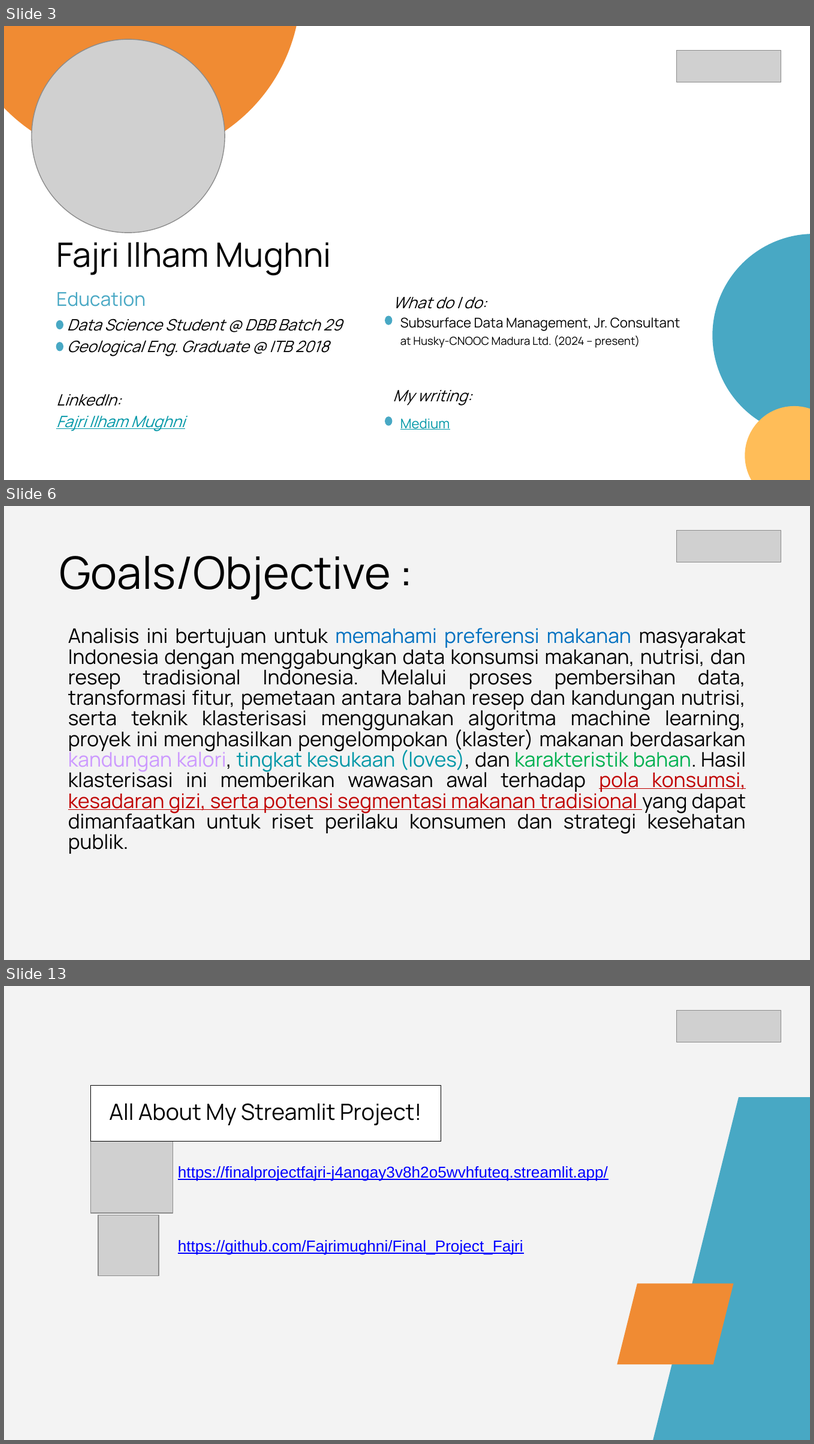
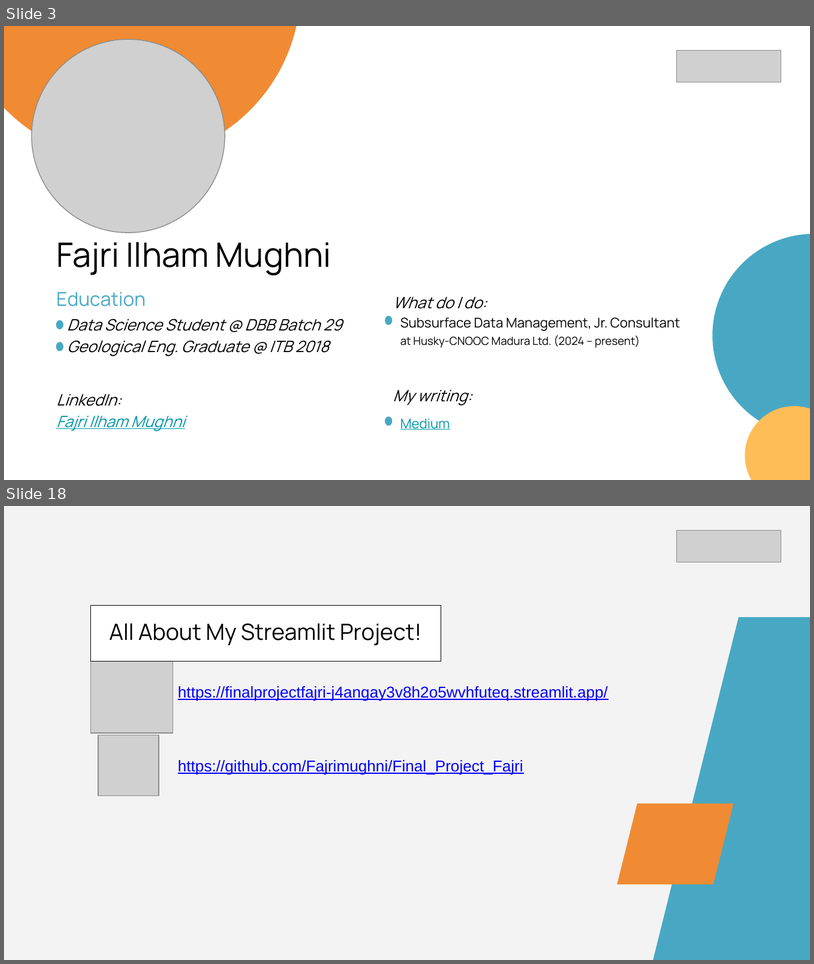
Before and after one commit to Fajrimughni/Final_Project_Fajri, a slide deck: Presentasi Final Project Data Analyst-Fajri Ilham Mughni.pptx. Shown one above the other, each under a label of ours: slides 3, 6 and 13 before the commit, slides 3 and 18 after it; the slides between them are not shown. The pictures are 814x1444 and 814x964 pixels, drawn with LibreOffice and Linux fonts; fonts in the diff are those of the drawing; grey boxes stand for pictures. Boxes give left, top, right and bottom in pixels: in the first picture for what was removed or moved away, otherwise in the second. Text is boxed around its words. In the diff, an @@ line names an element or a change of style, - is before the commit and + after.

```diff
--- a/Presentasi Final Project Data Analyst-Fajri Ilham Mughni.pptx
+++ b/Presentasi Final Project Data Analyst-Fajri Ilham Mughni.pptx
@@ slide 6 removed at bbox=[4, 506, 810, 960], background #F3F3F3 @@
@@ picture removed at bbox=[677, 530, 782, 562] @@
@@ text removed at bbox=[59, 556, 391, 600] @@
-Goals/Objective :
@@ title removed at bbox=[68, 628, 747, 853] @@
-Analisis ini bertujuan untuk memahami preferensi makanan masyarakat Indonesia dengan menggabungkan data konsumsi makanan, nutrisi, dan resep tradisional Indonesia. Melalui proses pembersihan data, transformasi fitur, pemetaan antara bahan resep dan kandungan nutrisi, serta teknik klasterisasi menggunakan algoritma machine learning, proyek ini menghasilkan pengelompokan (klaster) makanan berdasarkan kandungan kalori, tingkat kesukaan (loves), dan karakteristik bahan. Hasil klasterisasi ini memberikan wawasan awal terhadap pola konsumsi, kesadaran gizi, serta potensi segmentasi makanan tradisional yang dapat dimanfaatkan untuk riset perilaku konsumen dan strategi kesehatan publik.
@@ what was slide 13 is now slide 18 @@
```
Also in this commit, not shown: 6 slides changed, 10 slides added, 4 other slides removed, 3 other files.
